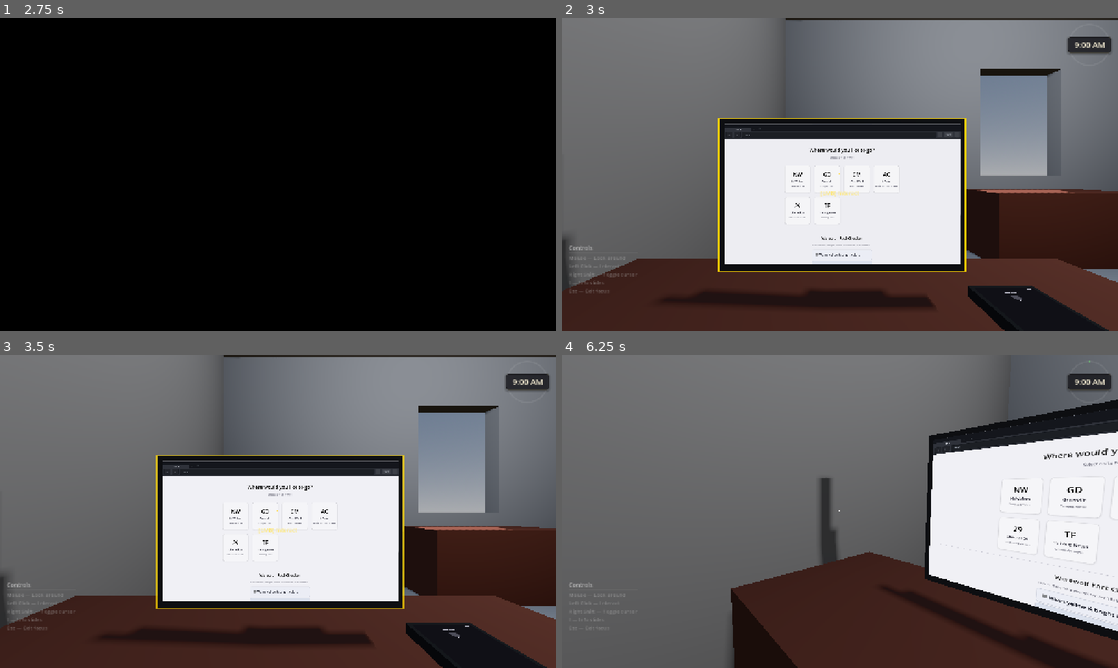
Above: before the commit, frames 1-4 (two rows, left to right).
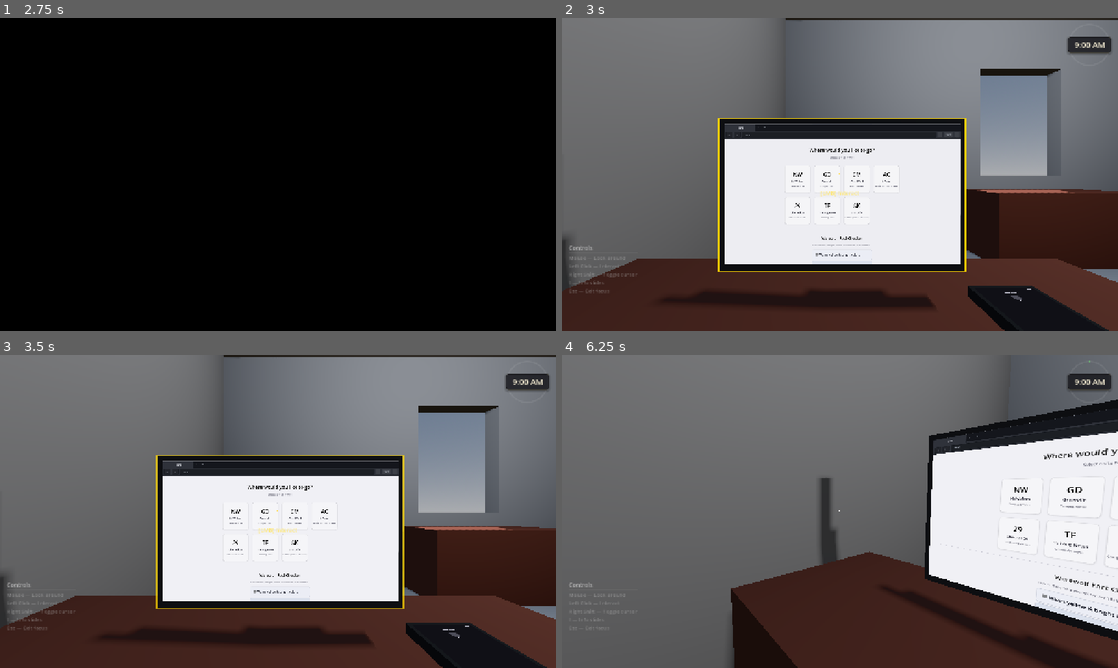
Above: after the commit, the same moments.

Repository: nickcyran/werewolf-on-campus
Game: Godot game, scene res://ui/landing_page/landing_page.tscn
Two runs of this game, one before a commit and one after it. Both use one fixed random seed, a clock stepped at 60 frames per second and the inputs below. Sound files missing from this copy of the repository are replaced by a short silence.
Inputs (mouse positions are in pixels of both pictures, inside the frame that each line leads up to):
- Up to frame 1 (2.75 s): click "Next ▶" at 0.5 s; click "Next ▶" at 1.25 s; click "Begin ▶" at 2 s
- Up to frame 2 (3 s): tap Enter at 2.75 s; move the mouse to (962, 158) at 2.77 s; press the mouse at (962, 158) at 2.78 s
- Up to frame 3 (3.5 s): no input
- Up to frame 4 (6.25 s): tap Space at 3.5 s; move the mouse to (812, 511) at 3.52 s; release the mouse at (812, 511) at 3.53 s; tap I (toggle_info) at 3.6 s; click (812, 511) at 3.67 s; click "Next ▶" at 4.25 s; click "Next ▶" at 5 s; click "✕" at 5.75 s

Frame 1 is identical in both runs. In frame 2, 0.1% of the frame differs, in the area x 29-55%, y 34-64%; in frame 3, 0.1%, in the area x 29-56%, y 34-66%; in frame 4, less than 0.1%.

Commit message:
added shockify + podcast

Diff:
--- /dev/null
+++ b/core/autoload/podcast_player.gd
@@ -0,0 +1,57 @@
+extends Node
+
+var started := false
+var paused := false
+
+var _player: AudioStreamPlayer
+
+
+func _ready() -> void:
+	_player = AudioStreamPlayer.new()
+	add_child(_player)
+	_player.stream = load("res://assets/media/TriCityPod.mp3")
+
+
+func play() -> void:
+	if not started:
+		_player.play()
+		started = true
+		paused = false
+	elif paused:
+		_player.stream_paused = false
+		paused = false
+
+
+func pause() -> void:
+	if started and not paused:
+		_player.stream_paused = true
+		paused = true
+
+
+func stop() -> void:
+	_player.stop()
+	started = false
+	paused = false
+
+
+func seek(ratio: float) -> void:
+	var duration := get_duration()
+	if duration > 0.0:
+		_player.seek(ratio * duration)
+
+
+func is_playing() -> bool:
+	return started and not paused
+
+
+func get_position() -> float:
+	return _player.get_playback_position()
+
+
+func get_duration() -> float:
+	return _player.stream.get_length() if _player.stream else 0.0
+
+
+func get_progress() -> float:
+	var d := get_duration()
+	return get_position() / d if d > 0.0 else 0.0
--- a/features/browser/browser.gd
+++ b/features/browser/browser.gd
@@ -39,7 +39,7 @@
 	_new_tab_btn = Button.new()
 	_new_tab_btn.text = "+"
 	_new_tab_btn.custom_minimum_size = Vector2(40, 0)
-	_new_tab_btn.size_flags_vertical = Control.SIZE_SHRINK_END
+	_new_tab_btn.size_flags_vertical = Control.SIZE_FILL
 	_new_tab_btn.theme_type_variation = &"NewTabButton"
 	_new_tab_btn.pressed.connect(_on_new_tab_pressed)
 	_tabs_hbox.add_child(_new_tab_btn)
@@ -171,8 +171,8 @@
 
 	var btn := Button.new()
 	btn.text = "New Tab"
-	btn.custom_minimum_size = Vector2(144, 0)
-	btn.size_flags_vertical = Control.SIZE_SHRINK_END
+	btn.custom_minimum_size = Vector2(168, 0)
+	btn.size_flags_vertical = Control.SIZE_FILL
 	btn.clip_text = true
 	btn.text_overrun_behavior = TextServer.OVERRUN_TRIM_ELLIPSIS
 	btn.theme_type_variation = &"TabInactive"
@@ -181,7 +181,7 @@
 	var close_btn := Button.new()
 	close_btn.text = "\u00d7"
 	close_btn.custom_minimum_size = Vector2(28, 0)
-	close_btn.size_flags_vertical = Control.SIZE_SHRINK_END
+	close_btn.size_flags_vertical = Control.SIZE_FILL
 	close_btn.theme_type_variation = &"TabClose"
 	close_btn.pressed.connect(_on_tab_close_clicked.bind(container))
 
--- a/features/sites/email/EmailClient.tscn
+++ b/features/sites/email/EmailClient.tscn
@@ -45,25 +45,44 @@
 custom_minimum_size = Vector2(0, 14)
 layout_mode = 2
 
-[node name="BrandRow" type="HBoxContainer" parent="RootPanel/MainHBox/SidebarPanel/SidebarVBox" unique_id=825604055]
-layout_mode = 2
-theme_type_variation = &"EmailBrandRow"
-
-[node name="BrandPadL" type="Control" parent="RootPanel/MainHBox/SidebarPanel/SidebarVBox/BrandRow" unique_id=2039497365]
-custom_minimum_size = Vector2(14, 0)
-layout_mode = 2
-
-[node name="BrandLogo" type="TextureRect" parent="RootPanel/MainHBox/SidebarPanel/SidebarVBox/BrandRow" unique_id=1284444239]
-custom_minimum_size = Vector2(42, 42)
-layout_mode = 2
+[node name="Control" type="Control" parent="RootPanel/MainHBox/SidebarPanel/SidebarVBox" unique_id=105920824]
+custom_minimum_size = Vector2(4.37, 51.985)
+layout_mode = 2
+
+[node name="BrandLabel" type="Label" parent="RootPanel/MainHBox/SidebarPanel/SidebarVBox/Control" unique_id=928747094]
+layout_mode = 1
+anchors_preset = -1
+anchor_left = 0.044444446
+anchor_top = -0.2757637
+anchor_right = 1.0444444
+anchor_bottom = 1.1992364
+offset_left = 53.0
+offset_top = 28.335575
+offset_right = -48.0
+offset_bottom = -23.342304
+grow_horizontal = 2
+grow_vertical = 2
+theme_type_variation = &"EmailBrand"
+text = "CloudMail"
+metadata/_edit_use_anchors_ = true
+
+[node name="BrandLogo" type="TextureRect" parent="RootPanel/MainHBox/SidebarPanel/SidebarVBox/Control" unique_id=1284444239]
+custom_minimum_size = Vector2(60, 60)
+layout_mode = 1
+anchors_preset = -1
+anchor_left = 0.033333335
+anchor_top = -0.2777637
+anchor_right = 1.0277778
+anchor_bottom = 1.1432364
+offset_top = 5.4395466
+offset_right = -119.0
+offset_bottom = -8.431145
+grow_horizontal = 2
+grow_vertical = 2
 texture = ExtResource("3_logo")
 expand_mode = 1
 stretch_mode = 5
-
-[node name="BrandLabel" type="Label" parent="RootPanel/MainHBox/SidebarPanel/SidebarVBox/BrandRow" unique_id=928747094]
-layout_mode = 2
-theme_type_variation = &"EmailBrand"
-text = "CloudMail"
+metadata/_edit_use_anchors_ = true
 
 [node name="BrandGap" type="Control" parent="RootPanel/MainHBox/SidebarPanel/SidebarVBox" unique_id=2097157879]
 custom_minimum_size = Vector2(0, 4)
--- a/features/sites/home/browser_home.tscn
+++ b/features/sites/home/browser_home.tscn
@@ -7,6 +7,7 @@
 [ext_resource type="PackedScene" path="res://features/sites/acww/acww_main.tscn" id="5_acww"]
 [ext_resource type="PackedScene" path="res://features/sites/channel29/channel29.tscn" id="6_ch29"]
 [ext_resource type="PackedScene" path="res://features/sites/trifangnews/trifang_news.tscn" id="7_tfn"]
+[ext_resource type="PackedScene" uid="uid://dqt5k7rnx2p8c" path="res://features/sites/shockify/shockify.tscn" id="8_shockify"]
 
 [node name="BrowserHome" type="Control"]
 layout_mode = 3
@@ -19,10 +20,10 @@
 size_flags_vertical = 3
 script = ExtResource("1_home")
 site_title = "Home"
-site_scenes = Array[PackedScene]([ExtResource("2_nw"), ExtResource("3_greendit"), ExtResource("4_email"), ExtResource("5_acww"), ExtResource("6_ch29"), ExtResource("7_tfn")])
-site_labels = PackedStringArray("NoWolves", "Greendit", "CloudMail", "ACWW", "Channel 29", "Tri-Fang News")
-site_descriptions = PackedStringArray("News & articles", "Campus forum", "Campus email", "Official commission news", "Local news station", "University news")
-site_icons = PackedStringArray("NW", "GD", "CM", "AC", "29", "TF")
+site_scenes = Array[PackedScene]([ExtResource("2_nw"), ExtResource("3_greendit"), ExtResource("4_email"), ExtResource("5_acww"), ExtResource("6_ch29"), ExtResource("7_tfn"), ExtResource("8_shockify")])
+site_labels = PackedStringArray("NoWolves", "Greendit", "CloudMail", "ACWW", "Channel 29", "Tri-Fang News", "Shockify")
+site_descriptions = PackedStringArray("News & articles", "Campus forum", "Campus email", "Official commission news", "Local news station", "University news", "Campus podcast streaming")
+site_icons = PackedStringArray("NW", "GD", "CM", "AC", "29", "TF", "SK")
 
 [node name="Background" type="ColorRect" parent="."]
 layout_mode = 1
--- /dev/null
+++ b/features/sites/shockify/shockify.gd
@@ -0,0 +1,57 @@
+extends Site
+
+@onready var _play_btn: Button = %PlayBtn
+@onready var _play_pause_btn: Button = %PlayPauseBtn
+@onready var _progress: HSlider = %Progress
+@onready var _time_label: Label = %TimeLabel
+@onready var _now_playing_title: Label = %NowPlayingTitle
+@onready var _now_playing_channel: Label = %NowPlayingChannel
+
+var _scrubbing := false
+
+
+func _ready() -> void:
+	_play_btn.pressed.connect(_toggle_playback)
+	_play_pause_btn.pressed.connect(_toggle_playback)
+	_progress.drag_started.connect(func(): _scrubbing = true)
+	_progress.drag_ended.connect(func(_changed: bool):
+		PodcastPlayer.seek(_progress.value)
+		_scrubbing = false
+	)
+	_refresh_ui()
+
+
+func _process(_delta: float) -> void:
+	if not PodcastPlayer.started or _scrubbing:
+		return
+	_progress.set_value_no_signal(PodcastPlayer.get_progress())
+	_time_label.text = _fmt(PodcastPlayer.get_position())
+
+
+func _toggle_playback() -> void:
+	if PodcastPlayer.is_playing():
+		PodcastPlayer.pause()
+	else:
+		PodcastPlayer.play()
+	_refresh_ui()
+
+
+func _refresh_ui() -> void:
+	var playing := PodcastPlayer.is_playing()
+	_play_btn.text = "Pause" if playing else "Play"
+	_play_pause_btn.text = "Pause" if playing else "Play"
+	if PodcastPlayer.started:
+		_now_playing_title.text = "TriCityPod"
+		_now_playing_channel.text = "TriCityPod"
+		_progress.set_value_no_signal(PodcastPlayer.get_progress())
+		_time_label.text = _fmt(PodcastPlayer.get_position())
+
+
+func _notification(what: int) -> void:
+	if what == NOTIFICATION_PREDELETE:
+		PodcastPlayer.stop()
+
+
+func _fmt(seconds: float) -> String:
+	var s := int(seconds)
+	return "%d:%02d" % [s / 60, s % 60]
--- /dev/null
+++ b/features/sites/shockify/shockify.tscn
@@ -0,0 +1,406 @@
+[gd_scene format=3 uid="uid://dqt5k7rnx2p8c"]
+
+[ext_resource type="Script" uid="uid://bm8vh3pxz6k1w" path="res://features/sites/shockify/shockify.gd" id="1_script"]
+[ext_resource type="Texture2D" uid="uid://dlw4sliwnm120" path="res://assets/SHOCKIFY logo.png" id="2_logo"]
+
+[sub_resource type="StyleBoxFlat" id="StyleBoxFlat_episode"]
+bg_color = Color(0.12, 0.03, 0.2, 1)
+corner_radius_top_left = 8
+corner_radius_top_right = 8
+corner_radius_bottom_right = 8
+corner_radius_bottom_left = 8
+content_margin_left = 12.0
+content_margin_top = 10.0
+content_margin_right = 12.0
+content_margin_bottom = 10.0
+
+[sub_resource type="StyleBoxFlat" id="StyleBoxFlat_play_normal"]
+bg_color = Color(0.5, 0.0, 0.9, 1)
+corner_radius_top_left = 20
+corner_radius_top_right = 20
+corner_radius_bottom_right = 20
+corner_radius_bottom_left = 20
+
+[sub_resource type="StyleBoxFlat" id="StyleBoxFlat_play_hover"]
+bg_color = Color(0.65, 0.15, 1.0, 1)
+corner_radius_top_left = 20
+corner_radius_top_right = 20
+corner_radius_bottom_right = 20
+corner_radius_bottom_left = 20
+
+[sub_resource type="StyleBoxFlat" id="StyleBoxFlat_play_pressed"]
+bg_color = Color(0.4, 0.0, 0.75, 1)
+corner_radius_top_left = 20
+corner_radius_top_right = 20
+corner_radius_bottom_right = 20
+corner_radius_bottom_left = 20
+
+[sub_resource type="StyleBoxFlat" id="StyleBoxFlat_playbig_normal"]
+bg_color = Color(0.5, 0.0, 0.9, 1)
+corner_radius_top_left = 6
+corner_radius_top_right = 6
+corner_radius_bottom_right = 6
+corner_radius_bottom_left = 6
+
+[sub_resource type="StyleBoxFlat" id="StyleBoxFlat_playbig_hover"]
+bg_color = Color(0.65, 0.15, 1.0, 1)
+corner_radius_top_left = 6
+corner_radius_top_right = 6
+corner_radius_bottom_right = 6
+corner_radius_bottom_left = 6
+
+[sub_resource type="StyleBoxFlat" id="StyleBoxFlat_playbig_pressed"]
+bg_color = Color(0.4, 0.0, 0.75, 1)
+corner_radius_top_left = 6
+corner_radius_top_right = 6
+corner_radius_bottom_right = 6
+corner_radius_bottom_left = 6
+
+[sub_resource type="StyleBoxFlat" id="StyleBoxFlat_prog_bg"]
+bg_color = Color(0.22, 0.08, 0.38, 1)
+corner_radius_top_left = 3
+corner_radius_top_right = 3
+corner_radius_bottom_right = 3
+corner_radius_bottom_left = 3
+
+[sub_resource type="StyleBoxFlat" id="StyleBoxFlat_prog_fill"]
+bg_color = Color(0.6, 0.1, 1.0, 1)
+corner_radius_top_left = 3
+corner_radius_top_right = 3
+corner_radius_bottom_right = 3
+corner_radius_bottom_left = 3
+
+[sub_resource type="StyleBoxFlat" id="StyleBoxFlat_prog_fill_hl"]
+bg_color = Color(0.7, 0.2, 1.0, 1)
+corner_radius_top_left = 3
+corner_radius_top_right = 3
+corner_radius_bottom_right = 3
+corner_radius_bottom_left = 3
+
+[node name="Shockify" type="Control"]
+layout_mode = 3
+anchors_preset = 15
+anchor_right = 1.0
+anchor_bottom = 1.0
+grow_horizontal = 2
+grow_vertical = 2
+size_flags_horizontal = 3
+size_flags_vertical = 3
+script = ExtResource("1_script")
+site_title = "shockify.fm/tricitycast"
+
+[node name="BG" type="ColorRect" parent="."]
+layout_mode = 1
+anchors_preset = 15
+anchor_right = 1.0
+anchor_bottom = 1.0
+grow_horizontal = 2
+grow_vertical = 2
+mouse_filter = 2
+color = Color(0.06, 0.02, 0.1, 1)
+
+[node name="Layout" type="VBoxContainer" parent="."]
+layout_mode = 1
+anchors_preset = 15
+anchor_right = 1.0
+anchor_bottom = 1.0
+grow_horizontal = 2
+grow_vertical = 2
+theme_override_constants/separation = 0
+
+[node name="Header" type="Control" parent="Layout"]
+custom_minimum_size = Vector2(0, 68)
+layout_mode = 2
+
+[node name="HeaderBG" type="ColorRect" parent="Layout/Header"]
+layout_mode = 1
+anchors_preset = 15
+anchor_right = 1.0
+anchor_bottom = 1.0
+grow_horizontal = 2
+grow_vertical = 2
+mouse_filter = 2
+color = Color(0.06, 0.0, 0.12, 1)
+
+[node name="HeaderLine" type="ColorRect" parent="Layout/Header"]
+layout_mode = 1
+anchors_preset = -1
+anchor_left = 0.0
+anchor_top = 1.0
+anchor_right = 1.0
+anchor_bottom = 1.0
+offset_top = -1.0
+grow_horizontal = 2
+grow_vertical = 0
+mouse_filter = 2
+color = Color(0.35, 0.1, 0.55, 1)
+
+[node name="LogoImage" type="TextureRect" parent="Layout/Header"]
+layout_mode = 1
+anchors_preset = -1
+anchor_left = 0.0
+anchor_top = 0.0
+anchor_right = 0.0
+anchor_bottom = 1.0
+offset_left = 20.0
+offset_right = 200.0
+grow_horizontal = 2
+grow_vertical = 2
+mouse_filter = 2
+texture = ExtResource("2_logo")
+expand_mode = 1
+stretch_mode = 5
+
+[node name="MainScroll" type="ScrollContainer" parent="Layout"]
+layout_mode = 2
+size_flags_horizontal = 3
+size_flags_vertical = 3
+horizontal_scroll_mode = 0
+
+[node name="Content" type="VBoxContainer" parent="Layout/MainScroll"]
+layout_mode = 2
+size_flags_horizontal = 3
+theme_override_constants/separation = 0
+
+[node name="ChannelBannerMargin" type="MarginContainer" parent="Layout/MainScroll/Content"]
+layout_mode = 2
+theme_override_constants/margin_left = 36
+theme_override_constants/margin_top = 40
+theme_override_constants/margin_right = 36
+theme_override_constants/margin_bottom = 28
+
+[node name="ChannelBanner" type="HBoxContainer" parent="Layout/MainScroll/Content/ChannelBannerMargin"]
+layout_mode = 2
+theme_override_constants/separation = 24
+
+[node name="ChannelThumb" type="ColorRect" parent="Layout/MainScroll/Content/ChannelBannerMargin/ChannelBanner"]
+custom_minimum_size = Vector2(140, 140)
+layout_mode = 2
+color = Color(0.3, 0.05, 0.55, 1)
+
+[node name="ThumbInitials" type="Label" parent="Layout/MainScroll/Content/ChannelBannerMargin/ChannelBanner/ChannelThumb"]
+layout_mode = 1
+anchors_preset = 15
+anchor_right = 1.0
+anchor_bottom = 1.0
+grow_horizontal = 2
+grow_vertical = 2
+mouse_filter = 2
+theme_override_colors/font_color = Color(0.85, 0.65, 1.0, 0.6)
+theme_override_font_sizes/font_size = 38
+text = "TC"
+horizontal_alignment = 1
+vertical_alignment = 1
+
+[node name="ChannelInfo" type="VBoxContainer" parent="Layout/MainScroll/Content/ChannelBannerMargin/ChannelBanner"]
+layout_mode = 2
+size_flags_vertical = 4
+theme_override_constants/separation = 8
+
+[node name="TypeLabel" type="Label" parent="Layout/MainScroll/Content/ChannelBannerMargin/ChannelBanner/ChannelInfo"]
+layout_mode = 2
+theme_override_colors/font_color = Color(0.6, 0.5, 0.75, 1)
+theme_override_font_sizes/font_size = 11
+text = "PODCAST"
+
+[node name="ChannelName" type="Label" parent="Layout/MainScroll/Content/ChannelBannerMargin/ChannelBanner/ChannelInfo"]
+layout_mode = 2
+theme_override_colors/font_color = Color(1.0, 1.0, 1.0, 1)
+theme_override_font_sizes/font_size = 44
+text = "TriCityPod"
+
+[node name="ChannelDesc" type="Label" parent="Layout/MainScroll/Content/ChannelBannerMargin/ChannelBanner/ChannelInfo"]
+layout_mode = 2
+theme_override_colors/font_color = Color(0.68, 0.62, 0.75, 1)
+theme_override_font_sizes/font_size = 14
+text = "Your local tri-city campus podcast"
+
+[node name="DividerMargin" type="MarginContainer" parent="Layout/MainScroll/Content"]
+layout_mode = 2
+theme_override_constants/margin_left = 36
+theme_override_constants/margin_top = 0
+theme_override_constants/margin_right = 36
+theme_override_constants/margin_bottom = 20
+
+[node name="Divider" type="ColorRect" parent="Layout/MainScroll/Content/DividerMargin"]
+custom_minimum_size = Vector2(0, 1)
+layout_mode = 2
+mouse_filter = 2
+color = Color(0.28, 0.1, 0.45, 1)
+
+[node name="EpisodesLabelMargin" type="MarginContainer" parent="Layout/MainScroll/Content"]
+layout_mode = 2
+theme_override_constants/margin_left = 36
+theme_override_constants/margin_top = 0
+theme_override_constants/margin_right = 36
+theme_override_constants/margin_bottom = 14
+
+[node name="EpisodesLabel" type="Label" parent="Layout/MainScroll/Content/EpisodesLabelMargin"]
+layout_mode = 2
+theme_override_colors/font_color = Color(1.0, 1.0, 1.0, 1)
+theme_override_font_sizes/font_size = 22
+text = "Episodes"
+
+[node name="EpisodeCardMargin" type="MarginContainer" parent="Layout/MainScroll/Content"]
+layout_mode = 2
+theme_override_constants/margin_left = 36
+theme_override_constants/margin_top = 0
+theme_override_constants/margin_right = 36
+theme_override_constants/margin_bottom = 40
+
+[node name="EpisodePanel" type="PanelContainer" parent="Layout/MainScroll/Content/EpisodeCardMargin"]
+layout_mode = 2
+theme_override_styles/panel = SubResource("StyleBoxFlat_episode")
+
+[node name="EpisodeRow" type="HBoxContainer" parent="Layout/MainScroll/Content/EpisodeCardMargin/EpisodePanel"]
+layout_mode = 2
+theme_override_constants/separation = 14
+
+[node name="EpisodeThumb" type="ColorRect" parent="Layout/MainScroll/Content/EpisodeCardMargin/EpisodePanel/EpisodeRow"]
+custom_minimum_size = Vector2(72, 72)
+layout_mode = 2
+size_flags_vertical = 4
+color = Color(0.22, 0.05, 0.42, 1)
+
+[node name="EpisodeInfo" type="VBoxContainer" parent="Layout/MainScroll/Content/EpisodeCardMargin/EpisodePanel/EpisodeRow"]
+layout_mode = 2
+size_flags_horizontal = 3
+size_flags_vertical = 4
+theme_override_constants/separation = 4
+
+[node name="EpisodeTitle" type="Label" parent="Layout/MainScroll/Content/EpisodeCardMargin/EpisodePanel/EpisodeRow/EpisodeInfo"]
+layout_mode = 2
+theme_override_colors/font_color = Color(1.0, 1.0, 1.0, 1)
+theme_override_font_sizes/font_size = 16
+text = "TriCityPod"
+
+[node name="EpisodeSub" type="Label" parent="Layout/MainScroll/Content/EpisodeCardMargin/EpisodePanel/EpisodeRow/EpisodeInfo"]
+layout_mode = 2
+theme_override_colors/font_color = Color(0.6, 0.55, 0.68, 1)
+theme_override_font_sizes/font_size = 12
+text = "Campus news & culture"
+
+[node name="PlayBtn" type="Button" parent="Layout/MainScroll/Content/EpisodeCardMargin/EpisodePanel/EpisodeRow"]
+unique_name_in_owner = true
+custom_minimum_size = Vector2(80, 36)
+layout_mode = 2
+size_flags_vertical = 4
+theme_override_styles/normal = SubResource("StyleBoxFlat_playbig_normal")
+theme_override_styles/hover = SubResource("StyleBoxFlat_playbig_hover")
+theme_override_styles/pressed = SubResource("StyleBoxFlat_playbig_pressed")
+theme_override_styles/focus = SubResource("StyleBoxFlat_playbig_normal")
+theme_override_colors/font_color = Color(1.0, 1.0, 1.0, 1)
+theme_override_font_sizes/font_size = 13
+text = "Play"
+
+[node name="PlayerBar" type="Control" parent="Layout"]
+custom_minimum_size = Vector2(0, 82)
+layout_mode = 2
+
+[node name="PlayerBG" type="ColorRect" parent="Layout/PlayerBar"]
+layout_mode = 1
+anchors_preset = 15
+anchor_right = 1.0
+anchor_bottom = 1.0
+grow_horizontal = 2
+grow_vertical = 2
+mouse_filter = 2
+color = Color(0.04, 0.0, 0.08, 1)
+
+[node name="TopLine" type="ColorRect" parent="Layout/PlayerBar"]
+layout_mode = 1
+anchors_preset = -1
+anchor_left = 0.0
+anchor_top = 0.0
+anchor_right = 1.0
+anchor_bottom = 0.0
+offset_bottom = 1.0
+grow_horizontal = 2
+grow_vertical = 1
+mouse_filter = 2
+color = Color(0.32, 0.1, 0.5, 1)
+
+[node name="PlayerMargin" type="MarginContainer" parent="Layout/PlayerBar"]
+layout_mode = 1
+anchors_preset = 15
+anchor_right = 1.0
+anchor_bottom = 1.0
+grow_horizontal = 2
+grow_vertical = 2
+theme_override_constants/margin_left = 24
+theme_override_constants/margin_top = 10
+theme_override_constants/margin_right = 24
+theme_override_constants/margin_bottom = 10
+
+[node name="PlayerContent" type="HBoxContainer" parent="Layout/PlayerBar/PlayerMargin"]
+layout_mode = 2
+theme_override_constants/separation = 24
+
+[node name="NowPlaying" type="VBoxContainer" parent="Layout/PlayerBar/PlayerMargin/PlayerContent"]
+custom_minimum_size = Vector2(200, 0)
+layout_mode = 2
+size_flags_vertical = 4
+theme_override_constants/separation = 2
+
+[node name="NowPlayingTitle" type="Label" parent="Layout/PlayerBar/PlayerMargin/PlayerContent/NowPlaying"]
+unique_name_in_owner = true
+layout_mode = 2
+theme_override_colors/font_color = Color(1.0, 1.0, 1.0, 1)
+theme_override_font_sizes/font_size = 13
+text = ""
+
+[node name="NowPlayingChannel" type="Label" parent="Layout/PlayerBar/PlayerMargin/PlayerContent/NowPlaying"]
+unique_name_in_owner = true
+layout_mode = 2
+theme_override_colors/font_color = Color(0.58, 0.5, 0.68, 1)
+theme_override_font_sizes/font_size = 11
+text = ""
+
+[node name="Controls" type="VBoxContainer" parent="Layout/PlayerBar/PlayerMargin/PlayerContent"]
+layout_mode = 2
+size_flags_horizontal = 3
+size_flags_vertical = 4
+theme_override_constants/separation = 6
+
+[node name="ControlRow" type="HBoxContainer" parent="Layout/PlayerBar/PlayerMargin/PlayerContent/Controls"]
+layout_mode = 2
+alignment = 1
+theme_override_constants/separation = 0
+
+[node name="PlayPauseBtn" type="Button" parent="Layout/PlayerBar/PlayerMargin/PlayerContent/Controls/ControlRow"]
+unique_name_in_owner = true
+custom_minimum_size = Vector2(60, 36)
+layout_mode = 2
+theme_override_styles/normal = SubResource("StyleBoxFlat_play_normal")
+theme_override_styles/hover = SubResource("StyleBoxFlat_play_hover")
+theme_override_styles/pressed = SubResource("StyleBoxFlat_play_pressed")
+theme_override_styles/focus = SubResource("StyleBoxFlat_play_normal")
+theme_override_colors/font_color = Color(1.0, 1.0, 1.0, 1)
+theme_override_font_sizes/font_size = 13
+text = "Play"
+
+[node name="Progress" type="HSlider" parent="Layout/PlayerBar/PlayerMargin/PlayerContent/Controls"]
+unique_name_in_owner = true
+custom_minimum_size = Vector2(0, 12)
+layout_mode = 2
+size_flags_horizontal = 3
+focus_mode = 0
+min_value = 0.0
+max_value = 1.0
+step = 0.001
+value = 0.0
+tick_count = 0
+theme_override_styles/slider = SubResource("StyleBoxFlat_prog_bg")
+theme_override_styles/grabber_area = SubResource("StyleBoxFlat_prog_fill")
+theme_override_styles/grabber_area_highlight = SubResource("StyleBoxFlat_prog_fill_hl")
+
+[node name="TimeLabel" type="Label" parent="Layout/PlayerBar/PlayerMargin/PlayerContent"]
+unique_name_in_owner = true
+custom_minimum_size = Vector2(56, 0)
+layout_mode = 2
+size_flags_vertical = 4
+theme_override_colors/font_color = Color(0.6, 0.55, 0.7, 1)
+theme_override_font_sizes/font_size = 12
+text = "0:00"
+horizontal_alignment = 2
+vertical_alignment = 1
--- a/project.godot
+++ b/project.godot
@@ -19,6 +19,7 @@
 
 DayClock="*res://core/autoload/day_clock.tscn"
 GameManager="*uid://boyy7vfchmv5s"
+PodcastPlayer="*res://core/autoload/podcast_player.gd"
 
 [display]
 
Renamed: assets/mockups/SHOCKIFY logo.png -> assets/SHOCKIFY logo.png
Not shown, changed: assets/SHOCKIFY logo.png.import
Not shown, added: assets/media/TriCityPod.mp3.import
Not shown, added: core/autoload/podcast_player.gd.uid
Not shown, added: features/sites/shockify/shockify.gd.uid
Not shown, added: assets/media/TriCityPod.mp3
